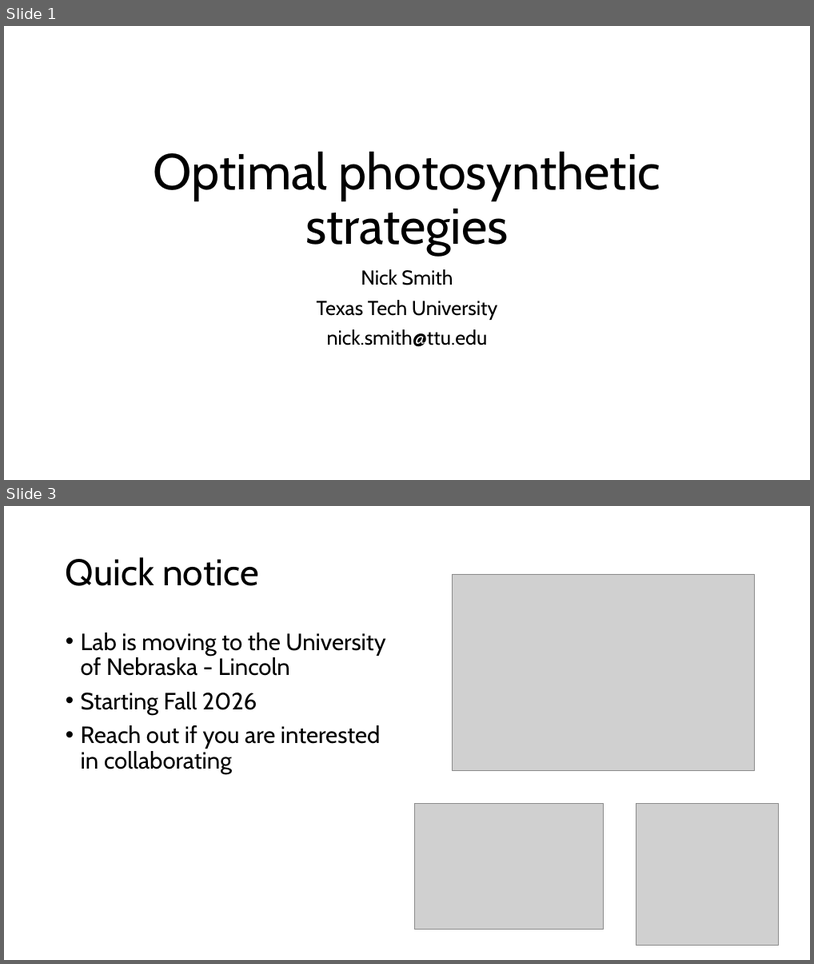
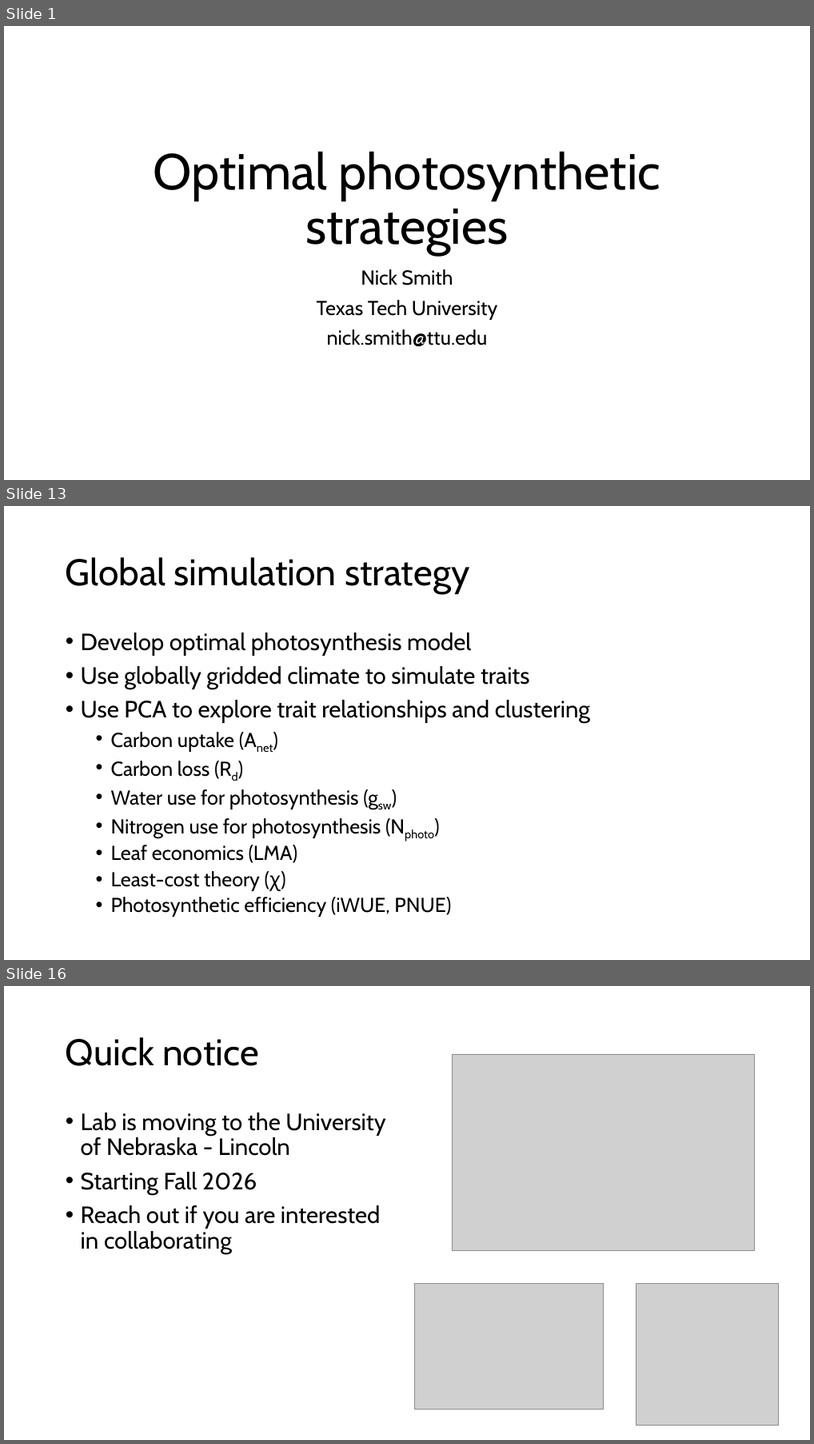
Before and after one commit to SmithEcophysLab/egu_2026, a slide deck: src/egu2026_optphoto_smith.pptx. Shown one above the other, each under a label of ours: slides 1 and 3 before the commit, slides 1, 13 and 16 after it; the slides between them are not shown. The pictures are 814x964 and 814x1444 pixels, drawn with LibreOffice and Linux fonts; fonts in the diff are those of the drawing; grey boxes stand for pictures. Boxes give left, top, right and bottom in pixels: in the first picture for what was removed or moved away, otherwise in the second. Text is boxed around its words. In the diff, an @@ line names an element or a change of style, - is before the commit and + after.

Commit message:
updated talk

```diff
--- a/src/egu2026_optphoto_smith.pptx
+++ b/src/egu2026_optphoto_smith.pptx
@@ slide 13 added at [4,506,810,960], background #FFFFFF @@
@@ title added at [66,557,470,594], 44 pt, text #000000 @@
+Global simulation strategy
@@ text added at [81,632,590,916], 24 pt, text #000000 @@
+• Develop optimal photosynthesis model
+• Use globally gridded climate to simulate traits
+• Use PCA to explore trait relationships and clustering
+  • Carbon uptake (Anet)
+  • Carbon loss (Rd)
+  • Water use for photosynthesis (gsw)
+  • Nitrogen use for photosynthesis (Nphoto)
+  • Leaf economics (LMA)
+  • Least-cost theory (χ)
+  • Photosynthetic efficiency (iWUE, PNUE)
@@ what was slide 3 is now slide 16 @@
```
Also in this commit, not shown: 13 other slides added, 1 slide removed, 1 other file.
